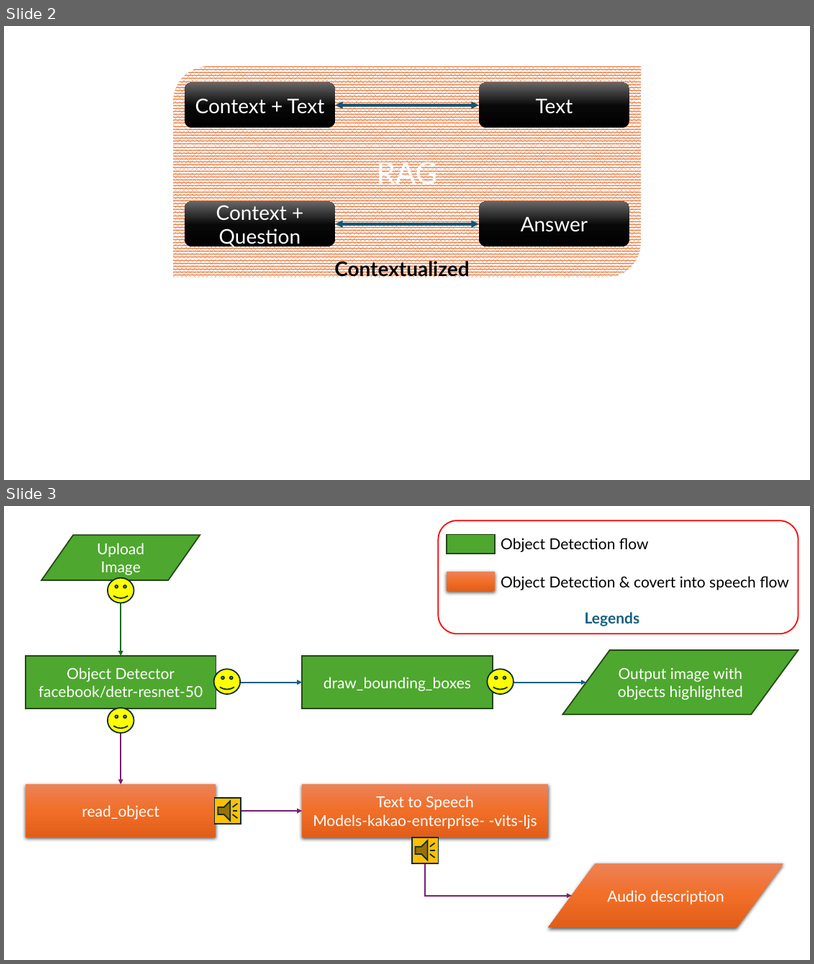
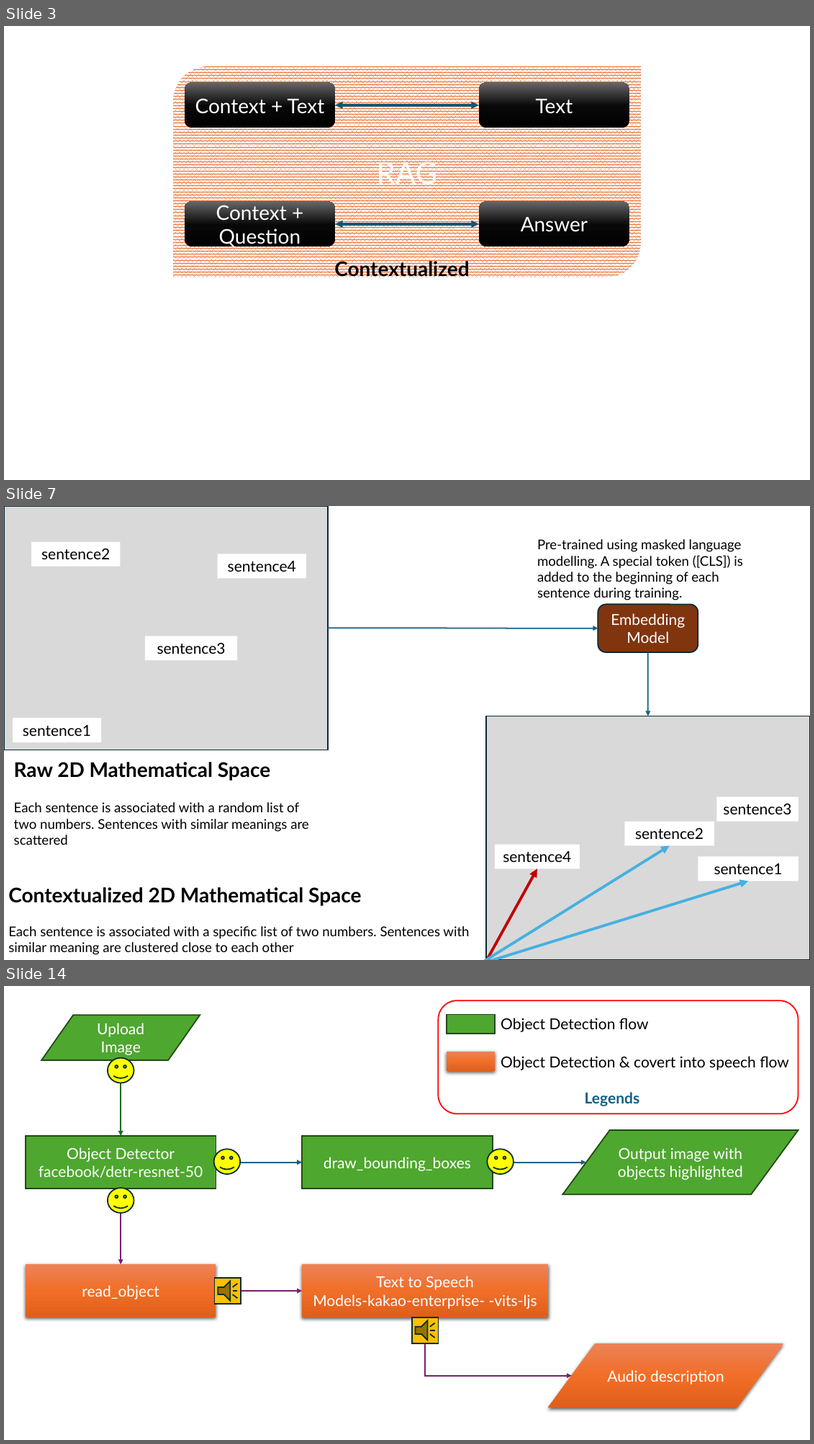
Before and after one commit to mayankchugh-learning/PythonRefresh, a slide deck: Python for Generative AI/Week 15/Python-LLMOps-using-Python-LVC/Docuement-QnA.pptx. Shown one above the other, each under a label of ours: slides 2 and 3 before the commit, slides 3, 7 and 14 after it; the slides between them are not shown. The pictures are 814x964 and 814x1444 pixels, drawn with LibreOffice and Linux fonts; fonts in the diff are those of the drawing. Boxes give left, top, right and bottom in pixels: in the first picture for what was removed or moved away, otherwise in the second. Text is boxed around its words. In the diff, an @@ line names an element or a change of style, - is before the commit and + after.

```diff
--- a/Python for Generative AI/Week 15/Python-LLMOps-using-Python-LVC/Docuement-QnA.pptx
+++ b/Python for Generative AI/Week 15/Python-LLMOps-using-Python-LVC/Docuement-QnA.pptx
@@ slide 7 added at <box>4,506,810,960</box>, background #FFFFFF @@
@@ rectangle added at <box>4,506,328,750</box>, fill #D9D9D9, outline #092A39 1.5 pt @@
@@ rectangle added at <box>31,542,120,566</box>, fill #FFFFFF, 18 pt, text #000000 @@
+sentence2
@@ text added at <box>538,539,743,600</box>, 16 pt, text #000000 @@
+Pre-trained using masked language modelling. A special token ([CLS]) is added to the beginning of each sentence during training.
@@ rectangle added at <box>218,554,306,578</box>, fill #FFFFFF, 18 pt, text #000000 @@
+sentence4
@@ rounded rectangle added at <box>599,604,699,651</box>, fill #80350E, outline #092A39 1.5 pt, 18 pt, text #FFFFFF @@
+Embedding Model
@@ curved arrow added from (328, 628) to (599, 628), #156082 1.5 pt @@
@@ rectangle added at <box>145,636,237,660</box>, fill #FFFFFF, 18 pt, text #000000 @@
+sentence3
@@ curved arrow added from (648, 652) to (648, 716), #156082 1.5 pt @@
@@ rectangle added at <box>13,718,101,742</box>, fill #FFFFFF, 18 pt, text #000000 @@
+sentence1
@@ rectangle added at <box>486,716,810,960</box>, fill #D9D9D9, outline #092A39 1.5 pt @@
@@ text added at <box>14,762,309,844</box>, 16 pt, text #000000 @@
+Raw 2D Mathematical Space
+Each sentence is associated with a random list of two numbers. Sentences with similar meanings are scattered
@@ rectangle added at <box>718,797,799,821</box>, fill #FFFFFF, 18 pt, text #000000 @@
+sentence3
@@ rectangle added at <box>625,821,715,845</box>, fill #FFFFFF, 18 pt, text #000000 @@
+sentence2
@@ arrow added from (484, 960) to (670, 845), #46B1E1 3.25 pt @@
@@ rectangle added at <box>495,844,581,868</box>, fill #FFFFFF, 18 pt, text #000000 @@
+sentence4
@@ arrow added from (486, 960) to (538, 868), #C00000 3.25 pt @@
@@ rectangle added at <box>699,856,799,880</box>, fill #FFFFFF, 18 pt, text #000000 @@
+sentence1
@@ text added at <box>8,887,469,955</box>, 16 pt, text #000000 @@
+Contextualized 2D Mathematical Space
+Each sentence is associated with a specific list of two numbers. Sentences with similar meaning are clustered close to each other
@@ arrow added from (485, 960) to (748, 881), #46B1E1 3.25 pt @@
@@ what was slide 2 is now slide 3 @@
@@ what was slide 3 is now slide 14 @@
```
Also in this commit, not shown: 12 other slides added, 16 other files.
